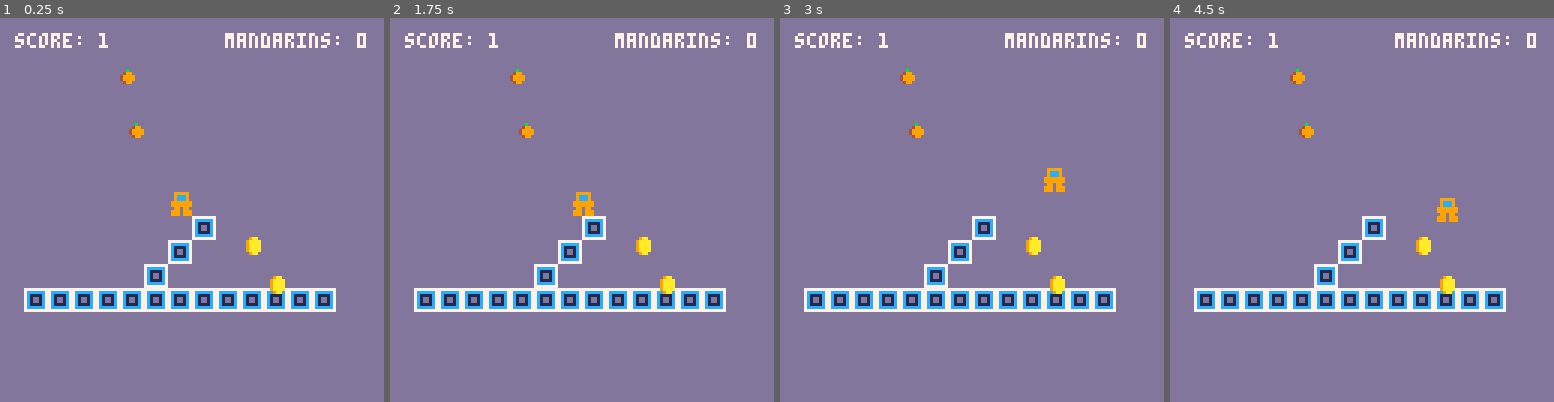
Above: before the commit, frames 1-4 (left to right).
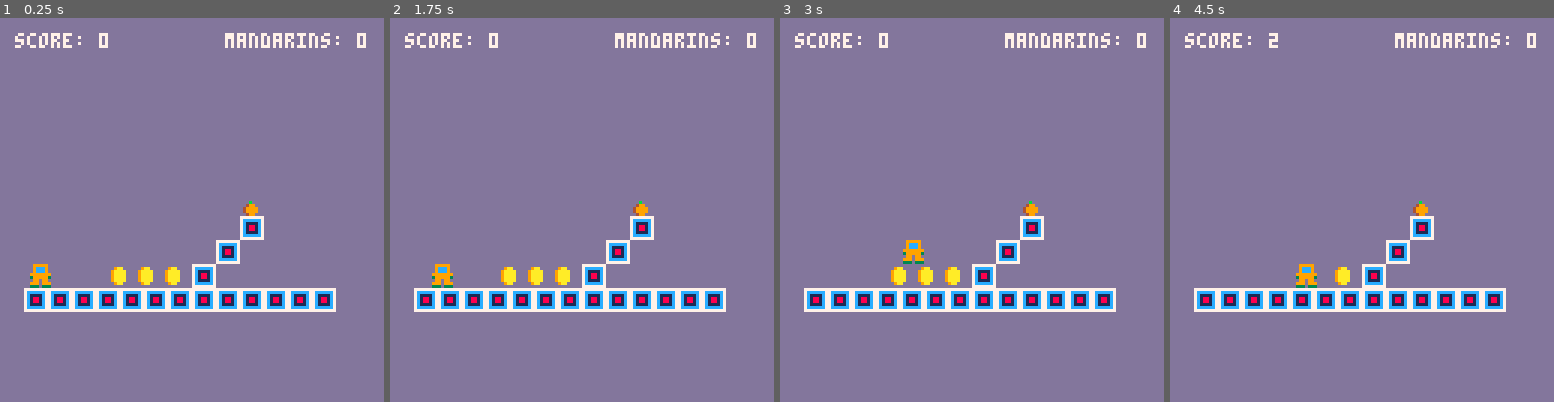
Above: after the commit, the same moments.

Repository: Thomasjkeel/first-game
Game: PICO-8 cartridge test_first_game.p8
Same seed, same stepped clock (60 frames per second), same inputs: the game is played once before the commit and once after it.
Inputs:
- Up to frame 1 (0.25 s): no input
- Up to frame 2 (1.75 s): hold Right from 1.6 s (still down)
- Up to frame 3 (3 s): release Right at 2.1 s; hold Up 2.15-2.42 s; hold Right from 2.47 s (still down)
- Up to frame 4 (4.5 s): release Right at 3.03 s; hold Left 3.08-3.58 s; hold Down 3.63-3.97 s; hold Right from 4.02 s (still down)

The runs differ from the first frame. In frame 1, 4.2% of the frame differs, in the area x 7-86%, y 3-75%; in frame 2, 4.2%; in frame 3, 4.2%; in frame 4, 3.9%.

Commit message:
adjust starting positions of actors and objects

Diff:
--- a/test_first_game.p8
+++ b/test_first_game.p8
@@ -14,8 +14,8 @@
  score=0
  mandarin_score=0
  player = {
-  x=64,
-  y=64,
+  x=10,
+  y=82,
   color=9,
   name="thomas",
   width=7,
@@ -92,26 +92,25 @@
 
  end
  }
- -- coin
- coins={
-  make_coin(),
-  make_coin(),
-  make_coin()
- }
- -- mandarins
- mandarins={
-  make_mandarin(),
-  make_mandarin()
- }
- -- blocks
+ -- make coins, blocks and mandarins
+ coins={}
  blocks={}
+ mandarins={}
+
  local i
+ for i=4,6 do
+  add(coins, make_coin(9*i,82))
+ end
+ -- for i=1,2 do
+ --  add(mandarins,make_mandarin(8*1,80))
+ -- end
+ add(mandarins, make_mandarin(80,60))
  for i=1,13 do
   add(blocks,make_block(8*i,90))
  end
- add(blocks,make_block(48,82))
- add(blocks,make_block(56,74))
- add(blocks,make_block(64,66))
+ add(blocks,make_block(64,82))
+ add(blocks,make_block(72,74))
+ add(blocks,make_block(80,66))
 
 end
 
@@ -152,10 +151,10 @@
 end
 
 
-function make_coin()
+function make_coin(x,y)
  local coin={
-  x=flr(rnd(40))+64,
-  y=flr(rnd(40))+64,
+  x=x,
+  y=y,
   width=6,
   height=7,
   radius=3,
@@ -174,10 +173,12 @@
  return coin
 end
 
-function make_mandarin()
+function make_mandarin(x,y)
  local mandarin={
-  x=flr(rnd(40))+5,
-  y=flr(rnd(40))+10,
+  -- x=flr(rnd(40))+5,
+  -- y=flr(rnd(40))+10,
+  x=x,
+  y=y,
   width=6,
   height=6,
   radius=3,
@@ -235,21 +235,21 @@
 00000000099999007777777700000000000000000000000000000000000000000000000000000000000000000000000000000000000000000000000000000000
 0000000009ccc9007cccccc7009aa000000b00000000000000000000000000000000000000000000000000000000000000000000000000000000000000000000
 0070070009ccc9007c1111c709aaaa00004990000000000000000000000000000000000000000000000000000000000000000000000000000000000000000000
-00077000999999907c1dd1c709aaaa00049999000000000000000000000000000000000000000000000000000000000000000000000000000000000000000000
-00077000999999907c1dd1c709aaaa00049999000000000000000000000000000000000000000000000000000000000000000000000000000000000000000000
+00077000999999907c1881c709aaaa00049999000000000000000000000000000000000000000000000000000000000000000000000000000000000000000000
+00077000399999307c1881c709aaaa00049999000000000000000000000000000000000000000000000000000000000000000000000000000000000000000000
 00700700099099007c1111c709aaaa00004990000000000000000000000000000000000000000000000000000000000000000000000000000000000000000000
 00000000999099907cccccc7009aa000000000000000000000000000000000000000000000000000000000000000000000000000000000000000000000000000
-00000000999099907777777700000000000000000000000000000000000000000000000000000000000000000000000000000000000000000000000000000000
+00000000333033307777777700000000000000000000000000000000000000000000000000000000000000000000000000000000000000000000000000000000
 __map__
-0000000000000000000000021412000000000000000000000000000000000000000000000000000000000000000000000000000000000000000000000000000000000000000000000000000000000000000000000000000000000000000000000000000000000000000000000000000000000000000000000000000000000000
-0000020002020202020202001400020000000000000000000000000000000000000000000000000000000000000000000000000000000000000000000000000000000000000000000000000000000000000000000000000000000000000000000000000000000000000000000000000000000000000000000000000000000000
-0000000002020202020200000002000000000000000000000000000000000000000000000000000000000000000000000000000000000000000000000000000000000000000000000000000000000000000000000000000000000000000000000000000000000000000000000000000000000000000000000000000000000000
-0000000000040000000000020000000000000000000000000000000000000000000000000000000000000000000000000000000000000000000000000000000000000000000000000000000000000000000000000000000000000000000000000000000000000000000000000000000000000000000000000000000000000000
-0002000000001400020004000000000200000000000000000000000000000000000000000000000000000000000000000000000000000000000000000000000000000000000000000000000000000000000000000000000000000000000000000000000000000000000000000000000000000000000000000000000000000000
-0000000000000000000000000200000000000000000000000000000000000000000000000000000000000000000000000000000000000000000000000000000000000000000000000000000000000000000000000000000000000000000000000000000000000000000000000000000000000000000000000000000000000000
+0000000000000000050505050512000000000000000000000000000000000000000000000000000000000000000000000000000000000000000000000000000000000000000000000000000000000000000000000000000000000000000000000000000000000000000000000000000000000000000000000000000000000000
+0000050005050505050505051400050000000000000000000000000000000000000000000000000000000000000000000000000000000000000000000000000000000000000000000000000000000000000000000000000000000000000000000000000000000000000000000000000000000000000000000000000000000000
+0000000005050505050500000005000000000000000000000000000000000000000000000000000000000000000000000000000000000000000000000000000000000000000000000000000000000000000000000000000000000000000000000000000000000000000000000000000000000000000000000000000000000000
+0000000005050000000000050000000000000000000000000000000000000000000000000000000000000000000000000000000000000000000000000000000000000000000000000000000000000000000000000000000000000000000000000000000000000000000000000000000000000000000000000000000000000000
+0005000000051405050505000000000500000000000000000000000000000000000000000000000000000000000000000000000000000000000000000000000000000000000000000000000000000000000000000000000000000000000000000000000000000000000000000000000000000000000000000000000000000000
+0000000000000000000000000505000000000000000000000000000000000000000000000000000000000000000000000000000000000000000000000000000000000000000000000000000000000000000000000000000000000000000000000000000000000000000000000000000000000000000000000000000000000000
 0000000000000000000000000000000000000000000000000000000000000000000000000000000000000000000000000000000000000000000000000000000000000000000000000000000000000000000000000000000000000000000000000000000000000000000000000000000000000000000000000000000000000000
-0000000200000000000000000000000000000000000000000000000000000000000000000000000000000000000000000000000000000000000000000000000000000000000000000000000000000000000000000000000000000000000000000000000000000000000000000000000000000000000000000000000000000000
-…(4 lines of a section not shown)…
+0000000500000000000000000000000000000000000000000000000000000000000000000000000000000000000000000000000000000000000000000000000000000000000000000000000000000000000000000000000000000000000000000000000000000000000000000000000000000000000000000000000000000000
+…(4 lines of a section not shown)…
